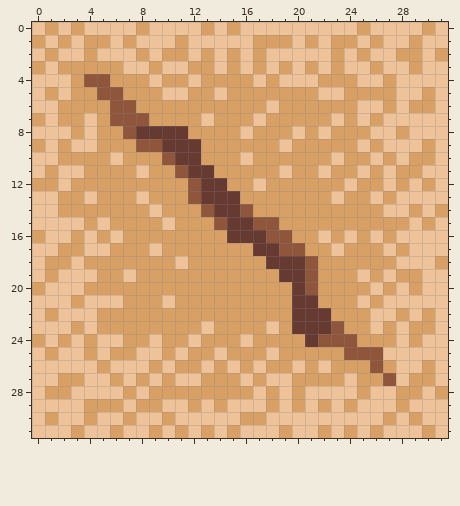
Two states of a pixel-art file, assets/CrackedOnce-01.aseprite. This is how it looked before the edit.
32x32 pixels, 1 frame.
After the commit:
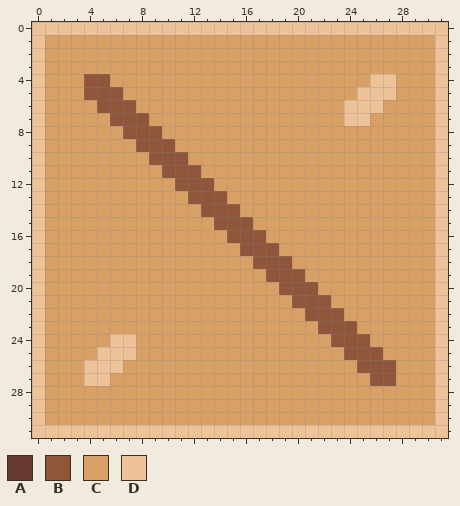
Palette (. is transparent): A #663931  B #8f563b  C #d9a066  D #eec39a
Difference:
@@ x 0..31 @@
- 0 DCDCDDDDCDDDDCDCDDDDDDDDDCDDDDCD
- 1 CDCDCCDCDDDCDDDDDCCCDCDCCDCDDCDD
- 2 DCDDCDDDCDCCDCDCDCDDDDDCDCDDCCDC
- 3 CDCCCCCDDCDDCCDCDCDCDCDCDDCDDCDD
- 4 DDDCBBCCCDCCDCCCCDCDDDCCCDDCDDDD
- 5 DCDCCBBCCCDDCCDCCCCCCCDDCCCCDDCD
- 6 DDCCCCBBCCCCCCCCCCDCCCCCCDDCDCCD
- 7 CDCCDCBBBCCCCDCCCDCCCCCDCDCDDDDD
- 8 DDDCDCCBAAAACCCCDCCCDCDCCCDDCDDD
- 9 CDCDDCCCBBAAACCCCCCDCCCCCDCDDDCD
-10 DDCCCCDCCCBAACCCDCCCCCCDCCDCDCCD
-11 DCDDCCCCDCCBAACCCCCDCCDCCDCDCCDD
-12 CCDCCCCCCCCCBAACCDCCCCCCDCCDCDCD
-13 DDCCDCCCDCCCBAAACCCCCCCDCCDCDDDD
-14 DDCCCCCCCDCCCBAABCCCCCCCCCCDDCDC
-15 DDDDCDCCCCDCCCBAABBCCCCCCCCCCDCD
-16 CDDCDCDCCCCCCCCAAABBCCDCDCDCDDDD
-17 DDCCDDCCCDCCCCCCCAABBCCDCCCDCDDD
-18 DCCDCCCCCCCDCCCCCCAAABCCCCCCDDDC
-19 DCDDDCCDCCCCCCCCCCCAABCCCDCDCCDD
-20 CDDDCCCCCCCCCCCCCCCCABCCCCDCDCDD
-21 DDDCDDDCCCDCCCCCCCCCAACCCDCDDDDD
-22 DCDDDCCCCCCCCCCCCCCCAAACCCDDCDCD
-23 DDDCDCCCCCCCCDCCCCDCAAABCCDCDCCD
-24 CDCDCDDCCDCCDCCCDCCCCABBBCCCDCDD
-25 DCDDCDCCDDCDCCDCCCDCCCCCBBBDDDDD
-26 DDDDDCDDDCDCCDCDCDCCDCDCCCBCDDCD
-27 DDCCDDCDCDCDDCCCDCDDCCCCDCCBDCCD
-28 DCCDDDDCDCCCCCCCCDCDCDDDDCDDCCDC
-29 DDDDCCCDCCDDCDCDDDCDCDCDCDDDCDDD
-30 DCDDCDDCDDCDDDDDCCDDDDDDDDDCDCDD
-31 DDDCDDCDDCDCDCDCDDDCDDCDCDCDDDCD
+ 0 DDDDDDDDDDDDDDDDDDDDDDDDDDDDDDDD
+ 1 DCCCCCCCCCCCCCCCCCCCCCCCCCCCCCCD
+ 2 DCCCCCCCCCCCCCCCCCCCCCCCCCCCCCCD
+ 3 DCCCCCCCCCCCCCCCCCCCCCCCCCCCCCCD
+ 4 DCCCBBCCCCCCCCCCCCCCCCCCCCDDCCCD
+ 5 DCCCBBBCCCCCCCCCCCCCCCCCCDDDCCCD
+ 6 DCCCCBBBCCCCCCCCCCCCCCCCDDDCCCCD
+ 7 DCCCCCBBBCCCCCCCCCCCCCCCDDCCCCCD
+ 8 DCCCCCCBBBCCCCCCCCCCCCCCCCCCCCCD
+ 9 DCCCCCCCBBBCCCCCCCCCCCCCCCCCCCCD
+10 DCCCCCCCCBBBCCCCCCCCCCCCCCCCCCCD
+11 DCCCCCCCCCBBBCCCCCCCCCCCCCCCCCCD
+12 DCCCCCCCCCCBBBCCCCCCCCCCCCCCCCCD
+13 DCCCCCCCCCCCBBBCCCCCCCCCCCCCCCCD
+14 DCCCCCCCCCCCCBBBCCCCCCCCCCCCCCCD
+15 DCCCCCCCCCCCCCBBBCCCCCCCCCCCCCCD
+16 DCCCCCCCCCCCCCCBBBCCCCCCCCCCCCCD
+17 DCCCCCCCCCCCCCCCBBBCCCCCCCCCCCCD
+18 DCCCCCCCCCCCCCCCCBBBCCCCCCCCCCCD
+19 DCCCCCCCCCCCCCCCCCBBBCCCCCCCCCCD
+20 DCCCCCCCCCCCCCCCCCCBBBCCCCCCCCCD
+21 DCCCCCCCCCCCCCCCCCCCBBBCCCCCCCCD
+22 DCCCCCCCCCCCCCCCCCCCCBBBCCCCCCCD
+23 DCCCCCCCCCCCCCCCCCCCCCBBBCCCCCCD
+24 DCCCCCDDCCCCCCCCCCCCCCCBBBCCCCCD
+25 DCCCCDDDCCCCCCCCCCCCCCCCBBBCCCCD
+26 DCCCDDDCCCCCCCCCCCCCCCCCCBBBCCCD
+27 DCCCDDCCCCCCCCCCCCCCCCCCCCBBCCCD
+28 DCCCCCCCCCCCCCCCCCCCCCCCCCCCCCCD
+29 DCCCCCCCCCCCCCCCCCCCCCCCCCCCCCCD
+30 DCCCCCCCCCCCCCCCCCCCCCCCCCCCCCCD
+31 DDDDDDDDDDDDDDDDDDDDDDDDDDDDDDDD
Pixel boxes of the changes (left, top, right, bottom) in both pictures:
changed: (32, 22, 448, 438)
